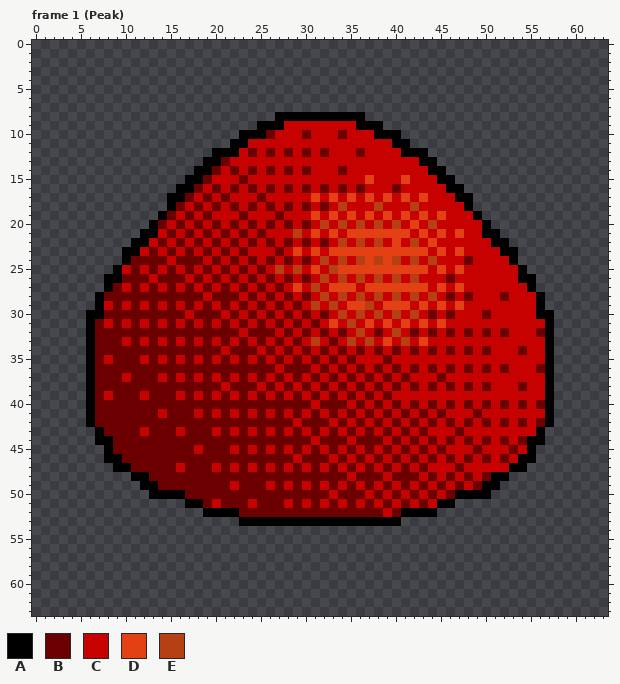
A pixel-art file gets an edit: scenes/enemies/slimes/slime/slime.ase. That is the earlier state.
64x64 pixels, 30 frames. Shown: frame 1 (Peak). The commit also changed other frames, which this record leaves out.
Visible layers, top first: "Shine" opacity 49%, "Outline", "Base".
Palette (. is transparent): A #000000  B #6c0000  C #c70000  D #e34014  E #b54014
Pixels before, frame 1 (Peak), first column x 6:
 8 .....................AAAAAAAAAA.....................
 9 ...................AAACCCCCCCCAAA...................
10 .................AAABCCCBCCCBCCCAAA.................
11 ................AACCCCCCCCCCCCCCCCAA................
12 ..............AAACBCBCBCBCBCCCBCCCCAAA..............
13 .............AABCCCCCCCCCCCCCCCCCCCCCAA.............
14 ............AABCBCBCBCBCBCCCBCCCCCCCCCAA............
15 ...........AABCCCBCCCCCCCCCCCCCDCCCDCCCAA...........
16 ..........AABCBCBCBCBCBCBCBCBCBCCCBCCCCCAA..........
17 .........AABCBCBCCCBCCCCCDCDCDCDCDCDCDCCCAA.........
18 .........ABCBCBCBCBCBCBCBCBCECCCECCCECCCCCA.........
19 ........ABCBCBCCCBCCCBCCCDCDCDCDCDCDCDCDCCCA........
20 .......ABCBCBCBCBCBCBCBCBCECECECECECDCECCCCCA.......
21 ......AACBCBCBCBCBCBCCCECDCDCDDDDDDDCDCDCDCCAA......
22 .....AACBCBCBCBCBCBCBCBCBCBCECECECDCECDCCCCCCAA.....
23 ....AACBCBCBCBCBCBCCCBCDCDCDDDDDDDDDDDCDCDCCCCAA....
24 ....ABBBBCBBBCBCBCBCBCBCBCECECEDEDECECECCCBCCCCA....
25 ...ACBCBCBCBCBCBCBCBCECECDCEDDDDDDDDDDCDCDCCCCCCA...
26 ..AABBBCBBBCBCBCBCBCBCBCBCECECECECECECCCBCCCCCCCAA..
27 ..ABCBCBCBCBCBCBCBCBCBCDCECDDDCDDDDDDDCDCDCCCCCCCA..
28 .ABBBBBBBBBBBCBBBCBCBCBCBCECECECECECECECBCBCCCBCCCA.
29 .ACBCBCBCBCBCBCBCBCBCBCBCECECDDECDDDCDCDCDCCCCCCCCA.
30 AABBBBBBBBBCBBBCBCBCBCBCBCBCECECECECECBCBCCCBCCCCCAA
31 ABCBCBCBCBCBCBCBCBCBCBCBCBCDCECDCDCDCDCDCCCCCCCCCCCA
32 ABBBBBBBBBBBBBBBBCBBBCBCBCBCBCECBCECBCBCBCBCBCBCCCBA
33 ABBBCBCBCBCBCBCBCBCBCBCBCECBCECECDCECDCCCCCCCCCCCCCA
34 ABBBBBBBBBBBBBBCBBBCBCBCBCBCBCBCBCBCBCBCBCBCBCCCBCCA
35 ABCBBBCBCBCBCBCBCBCBCBCBCBCBCBCCCBCCCCCCCCCCCCCCCCCA
36 ABBBBBBBBBBBBBBBBBBBBCBBBCBCBCBCBCBCBCBCBCBCBCBCCCBA
37 ABBBCBBBCBCBCBCBCBCBCBCBCBCBCBCBCBCBCCCBCCCCCCCCCCCA
38 ABBBBBBBBBBBBBBCBBBCBCBCBCBCBCBCBCBCBCBCBCBCBCCCBCCA
39 ABCBBBCBBBCBCBCBCBCBCBCBCBCBCBCBCBCCCCCCCCCCCCCCCCCA
40 ABBBBBBBBBBBBBBBBBBBBBBBBCBBBCBCBCBCBCBCBCBCBCBCBCBA
41 ABBBBBBBCBBBCBCBCBCBCBCBCBCBCBCBCBCBCBCBCCCBCCCCCCCA
42 ABBBBBBBBBBBBBBBBBBBBBBCBBBCBCBCBCBCBCBCBCBCBCBCBCBA
43 .ABBBBCBBBCBBBCBCBCBCBCBCBCBCBCBCBCBCBCCCBCCCCCCCCA.
44 .AABBBBBBBBBBBBBBBBBBBBBBCBBBCBBBCBCBCBCBCBCBCBCBAA.
45 ..ABBBBBBBBBCBBBCBCBCBCBCBCBCBCBCBCBCBCBCCCBCCCBCA..
46 ..AABBBBBBBBBBBBBBBBBBBCBBBCBCBCBCBCBCBCBCBCBCBCAA..
47 ...AABBBBBCBBBCBCBCBCBCBCBCBCBCBCBCBCBCCCBCCCCCAA...
48 .....AABBBBBBBBBBBBBBBBBBBBBBCBBBCBBBCBCBCBCBAA.....
49 ......AABBBBBBBBCBBBCBCBCBCBCBCBCBCBCBCBCBCBAA......
50 .......AAAABBBBBBBBBBBBBBBBCBBBCBCBCBCBCBAAAA.......
51 ...........AABCBBBCBBBCBCBCBCBCBCBCBCBCAA...........
52 .............AAAABBBBBBBBBBBBBBBBCBAAAA.............
53 .................AAAAAAAAAAAAAAAAAA.................
The result:
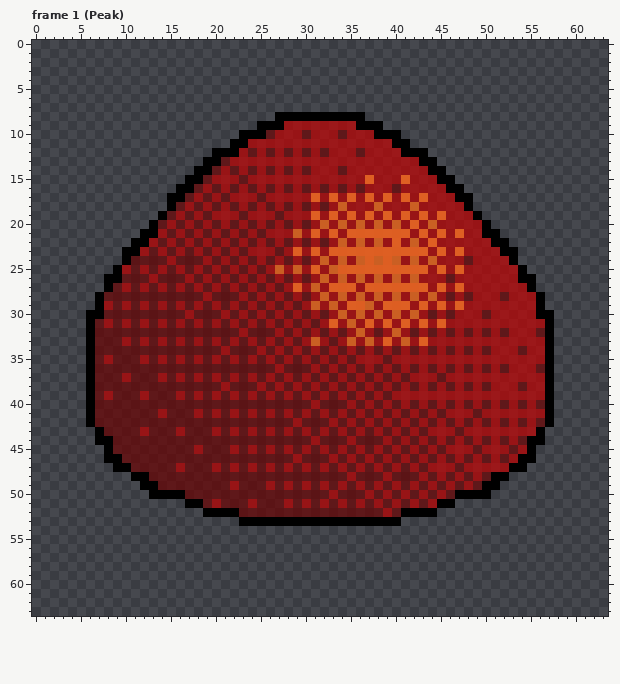
Commit message: Add slime idle and death animation
Difference:
layer "Base" opacity 100% -> 67%
layer "Shine" opacity 49% -> 67%
colour B: #6c0000 -> #6c0000aa
colour C: #c70000 -> #c70000aa
colour D: #e34014 -> #f1621ee3
colour E: #b54014 -> #da621ee3
Pixel boxes of the changes (left, top, right, bottom) in both pictures:
changed: (95, 121, 545, 517)
